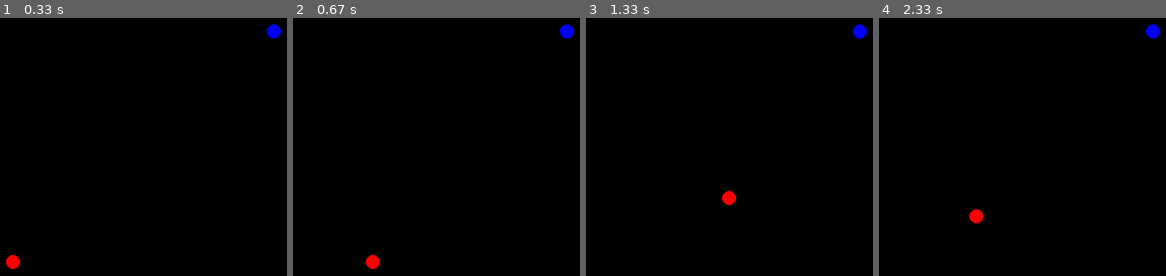
Above: before the commit, frames 1-4 (left to right).
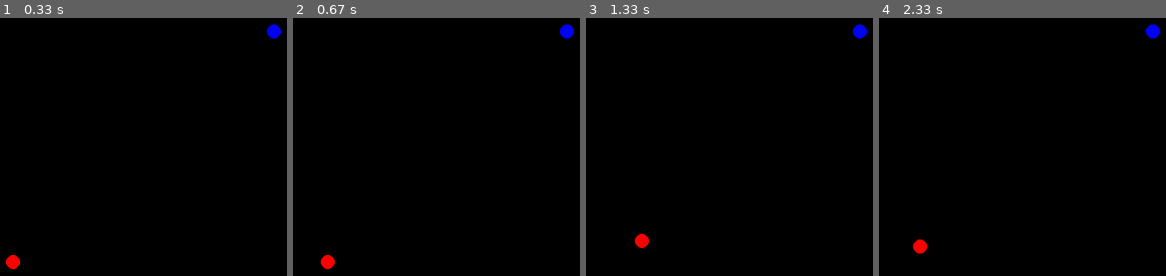
Above: after the commit, the same moments.

Repository: Matthew-Reidy/pygame-snake
Game: pygame game, started from main.py
The game is run twice, just before and just after one commit, with the same random seed, the same clock (stepped at 60 frames per second) and the same inputs.
Inputs:
- Up to frame 1 (0.33 s): no input
- Up to frame 2 (0.67 s): hold D from 0.33 s (still down)
- Up to frame 3 (1.33 s): release D at 0.8 s; hold W 0.83-1.13 s; hold D from 1.17 s (still down)
- Up to frame 4 (2.33 s): release D at 1.63 s; hold A 1.67-2.2 s; hold S from 2.23 s (still down)

Frame 1 is identical in both runs. In frame 2, 0.5% of the frame differs, in the area x 9-31%, y 91-98%; in frame 3, 0.5%, in the area x 16-53%, y 67-90%; in frame 4, 0.5%.

Commit message:
snake food collision, snake body grows and follows head node

Diff:
--- a/main.py
+++ b/main.py
@@ -8,13 +8,15 @@
 screen = pygame.display.set_mode((1280, 720))
 clock = pygame.time.Clock()
 
-pygame.display.set_caption('My Game')
+pygame.display.set_caption('Snake')
 
 dt = 0
 
 COLLISION = pygame.USEREVENT + 1
 
 DEFAULT_CIRCLE_RADIUS = 10
+
+MOVEMENT_SPEED = 100
 
 def main() -> None:
 
@@ -34,7 +36,13 @@
 
             if event.type == COLLISION:
                 rand_pos = RandPos()
-                chain.append(pygame.Vector2(player_pos.x - 1, player_pos.y))
+                if len(chain) == 0:
+                    chain.append(pygame.Vector2(player_pos.x , player_pos.y + 20))
+                else:
+
+                    chain.append(pygame.Vector2(chain[len(chain) - 1 ].x, chain[len(chain) - 1 ].y + 20))
+                    print(chain)
+
 
         # fill the screen with a color to wipe away anything from last frame
         screen.fill("black")
@@ -42,18 +50,36 @@
         pygame.draw.circle(screen, "blue", rand_pos, DEFAULT_CIRCLE_RADIUS)
         pygame.draw.circle(screen, "red", player_pos, DEFAULT_CIRCLE_RADIUS)
 
-        for cir in chain :
-            pygame.draw.circle(screen, "red", cir, DEFAULT_CIRCLE_RADIUS)
+        for vec in chain :
+            pygame.draw.circle(screen, "red", vec, DEFAULT_CIRCLE_RADIUS)
 
         keys = pygame.key.get_pressed()
         if keys[pygame.K_w]:
-            player_pos.y -= 300 * dt
+
+            player_pos.y -= MOVEMENT_SPEED * dt
+
+            if len(chain) != 0:
+                chain[0].y = player_pos.y + 20
+                chain[0].x = player_pos.x
         if keys[pygame.K_s]:
-            player_pos.y += 300 * dt
+
+            player_pos.y += MOVEMENT_SPEED * dt
+
         if keys[pygame.K_a]:
-            player_pos.x -= 300 * dt
+
+            player_pos.x -= MOVEMENT_SPEED * dt
+
+            if len(chain) != 0:
+                chain[0].y = player_pos.y
+                chain[0].x = player_pos.x + 20
+
         if keys[pygame.K_d]:
-            player_pos.x += 300 * dt
+
+            player_pos.x += MOVEMENT_SPEED * dt
+
+            if len(chain) != 0:
+                chain[0].y = player_pos.y
+                chain[0].x = player_pos.x - 20
 
         detectCircleCollision(rand_pos, player_pos)
 
@@ -83,7 +109,6 @@
     distance = math.sqrt(inner)
 
     if distance < DEFAULT_CIRCLE_RADIUS * 2:
-        print("collision!")
         pygame.event.post(pygame.event.Event(COLLISION))
 
 
